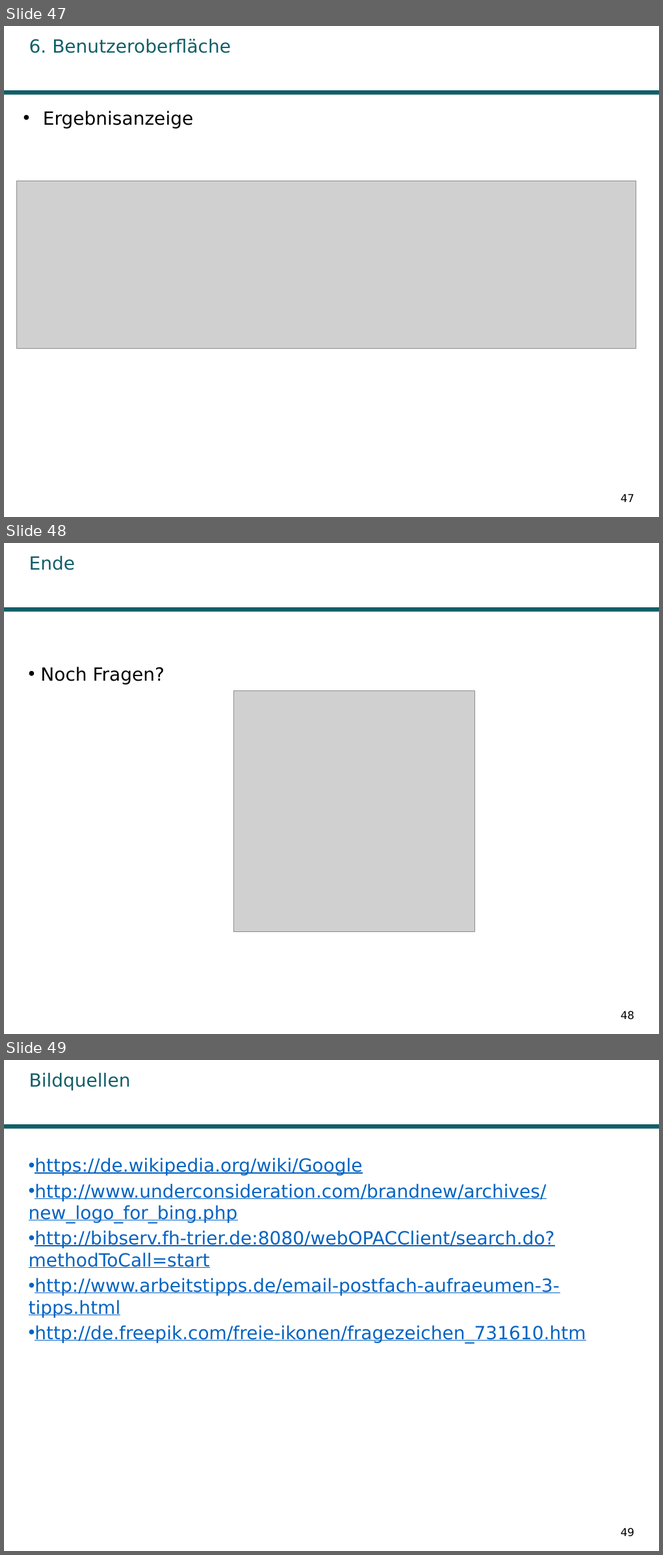
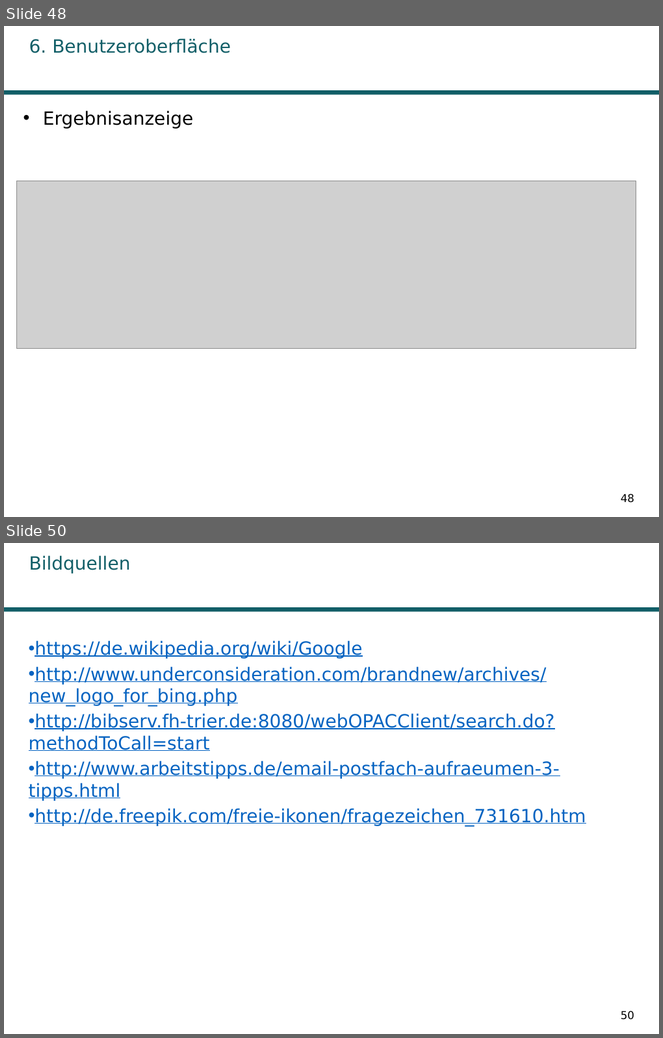
Before and after one commit to AnnikaK/SuchTool, a slide deck: Praesentation/Praesi.pptx. Shown one above the other, each under a label of ours: slides 47, 48 and 49 before the commit, slides 48 and 50 after it; the slides between them are not shown. The pictures are 663x1555 and 663x1038 pixels, drawn with LibreOffice and Linux fonts; fonts in the diff are those of the drawing; grey boxes stand for pictures; background and template pictures are left out. Boxes give left, top, right and bottom in pixels: in the first picture for what was removed or moved away, otherwise in the second. Text is boxed around its words. In the diff, an @@ line names an element or a change of style, - is before the commit and + after.

```diff
--- a/Praesentation/Praesi.pptx
+++ b/Praesentation/Praesi.pptx
@@ slide 48 removed at (x1=4, y1=543, x2=659, y2=1034), background #FFFFFF; not listed: 1 template element that a slide beside it also shows @@
@@ title removed at (x1=29, y1=555, x2=75, y2=570) @@
-Ende
@@ text removed at (x1=40, y1=667, x2=165, y2=685) @@
-• Noch Fragen?
@@ picture removed at (x1=233, y1=691, x2=475, y2=932) @@
@@ page number removed at (x1=621, y1=1011, x2=634, y2=1020) @@
-48
@@ what was slide 47 is now slide 48 @@
@@ page number at (x1=621, y1=494, x2=634, y2=503): text changed @@
-47
+48
@@ what was slide 49 is now slide 50 @@
@@ page number at (x1=621, y1=1011, x2=634, y2=1020): text changed @@
-49
+50
```
Also in this commit, not shown: 2 slides added.
